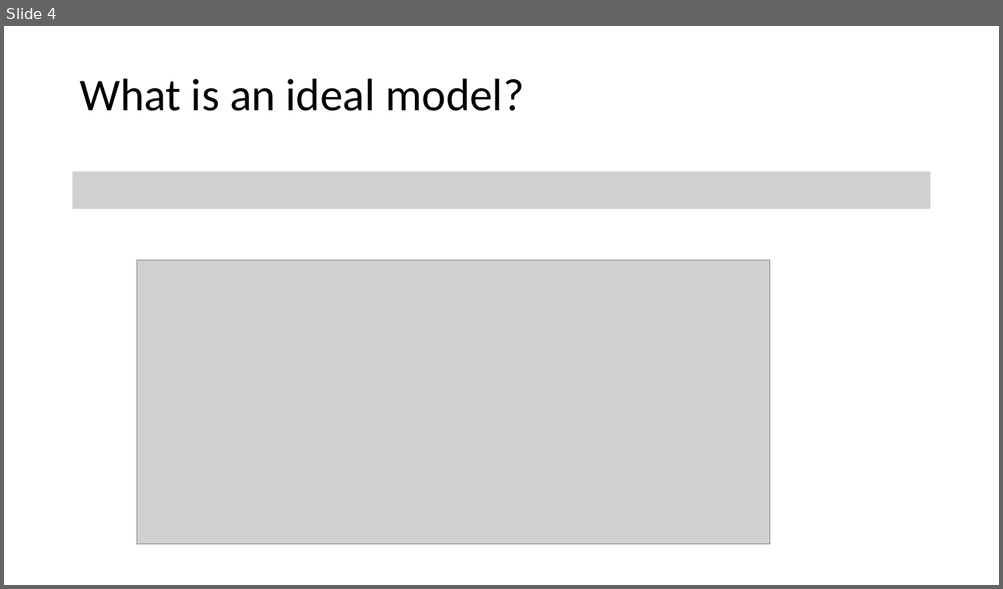
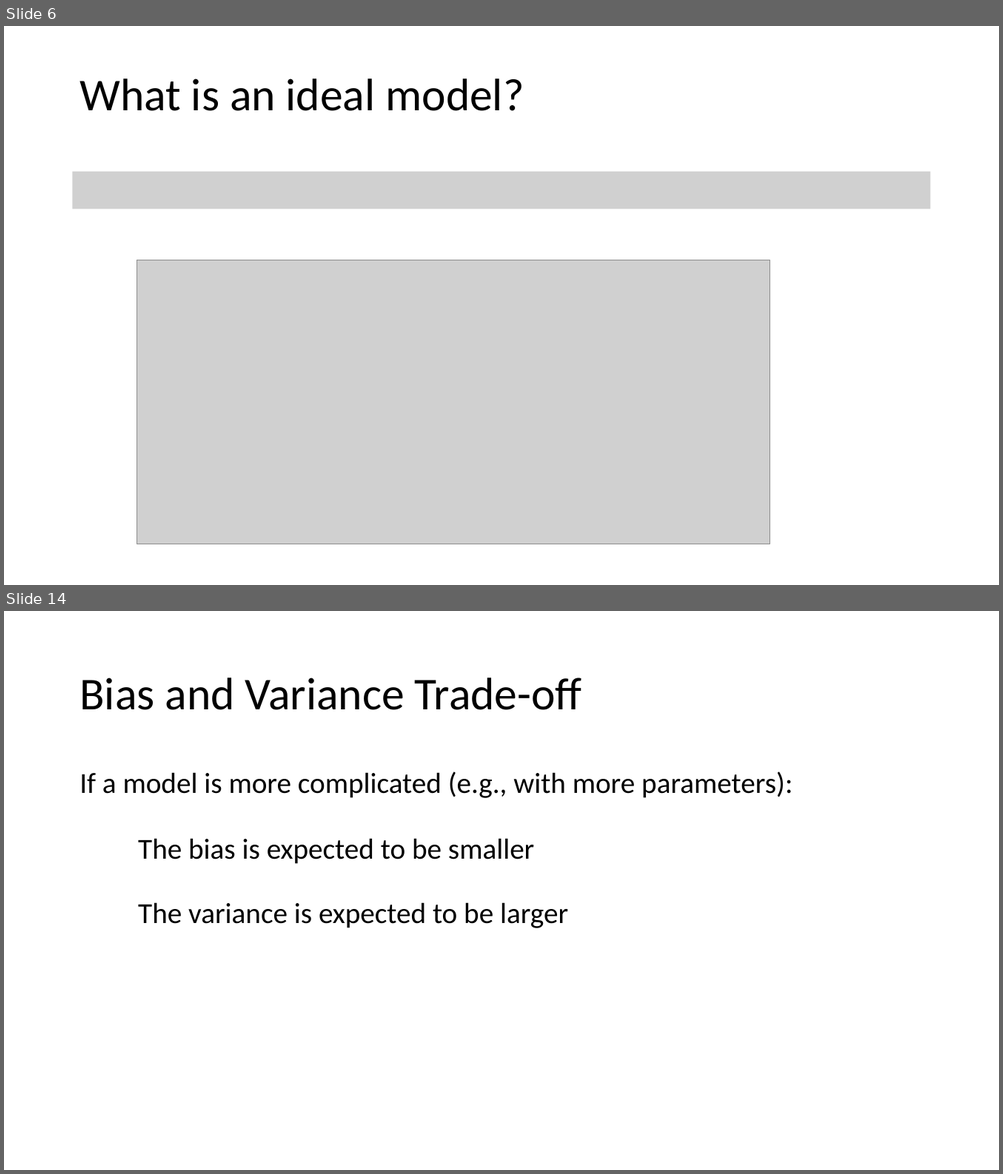
Before and after one commit to tianzheng4/tianzheng4.github.io, a slide deck: _umkc-teaching/slides/Lecture2 - Statistical Learning.pptx. Shown one above the other, each under a label of ours: slide 4 before the commit, slides 6 and 14 after it; the slides between them are not shown. The pictures are 1003x589 and 1003x1174 pixels, drawn with LibreOffice and Linux fonts; fonts in the diff are those of the drawing; grey boxes stand for pictures. Boxes give left, top, right and bottom in pixels: in the first picture for what was removed or moved away, otherwise in the second. Text is boxed around its words. In the diff, an @@ line names an element or a change of style, - is before the commit and + after.

```diff
--- a/_umkc-teaching/slides/Lecture2 - Statistical Learning.pptx
+++ b/_umkc-teaching/slides/Lecture2 - Statistical Learning.pptx
@@ slide 14 added at (4,611,999,1170), background #FFFFFF @@
@@ title added at (79,678,582,710), 44 pt, text #000000 @@
+Bias and Variance Trade-off
@@ text added at (79,772,792,798), 28 pt, text #000000 @@
+If a model is more complicated (e.g., with more parameters):
@@ text added at (138,838,534,864), 28 pt, text #000000 @@
+The bias is expected to be smaller
@@ text added at (138,903,568,928), 28 pt, text #000000 @@
+The variance is expected to be larger
@@ what was slide 4 is now slide 6 @@
```
Also in this commit, not shown: 1 slide changed, 9 other slides added, 2 slides removed, 2 other files.
